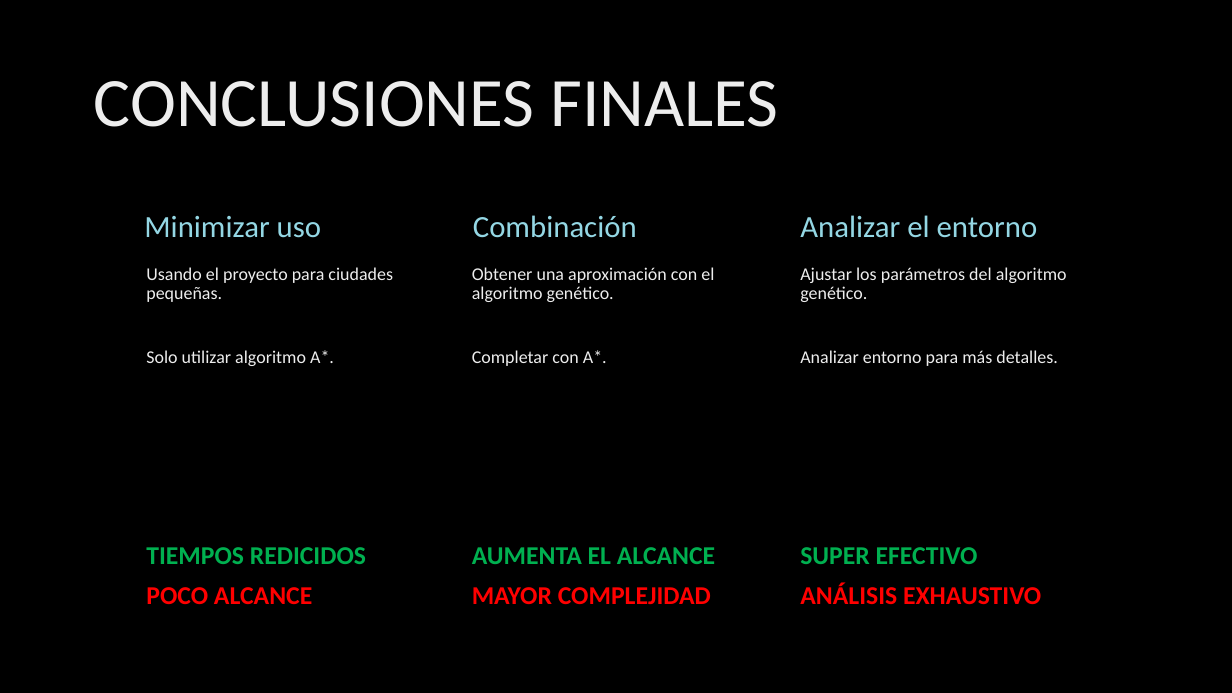
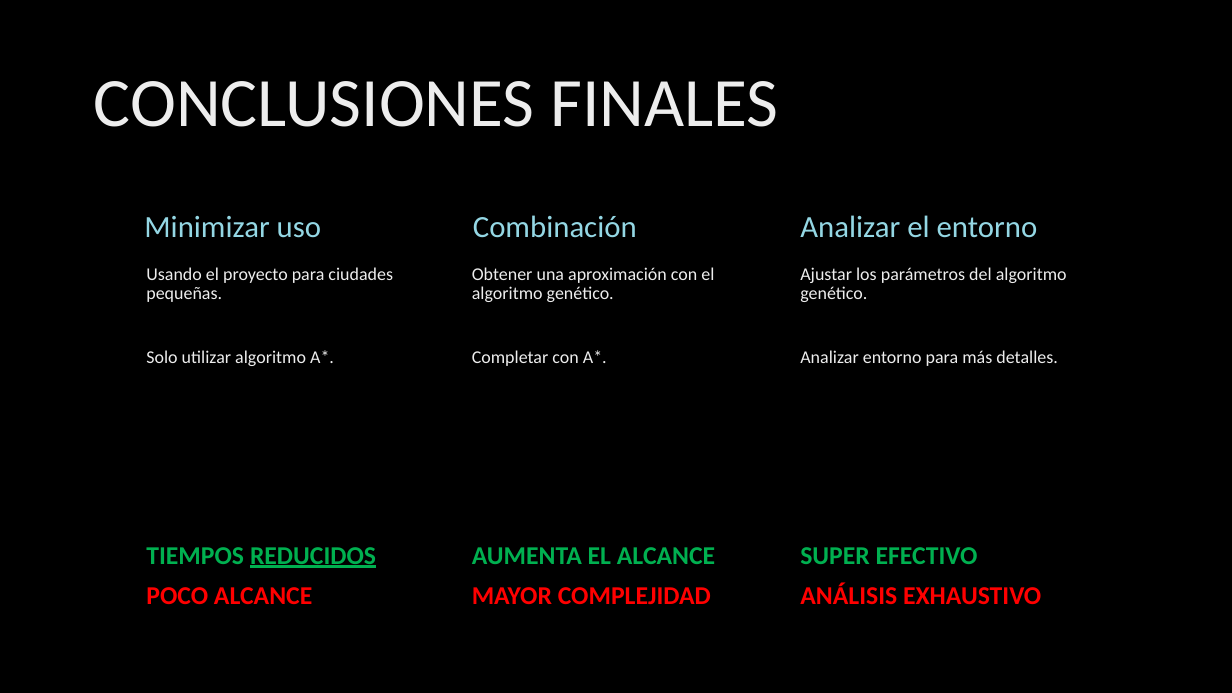
Before and after one commit to Nano-Nathan/ubae, a slide deck: slide 18 of UBAE.pptx (slide 14 before the commit). Drawn at 1232x693 pixels with LibreOffice and Linux fonts; fonts in the diff are those of the drawing; background and template pictures are left out. Boxes give left, top, right and bottom in pixels: in the first picture for what was removed or moved away, otherwise in the second. Text is boxed around its words. In the diff, an @@ line names an element or a change of style, - is before the commit and + after.

```diff
--- a/UBAE.pptx
+++ b/UBAE.pptx
@@ text at <box>146,547,376,568</box>: text changed @@
-TIEMPOS REDICIDOS
+TIEMPOS REDUCIDOS
```
Also in this commit, not shown: 2 other slides changed, 4 slides added, 1 other file.
